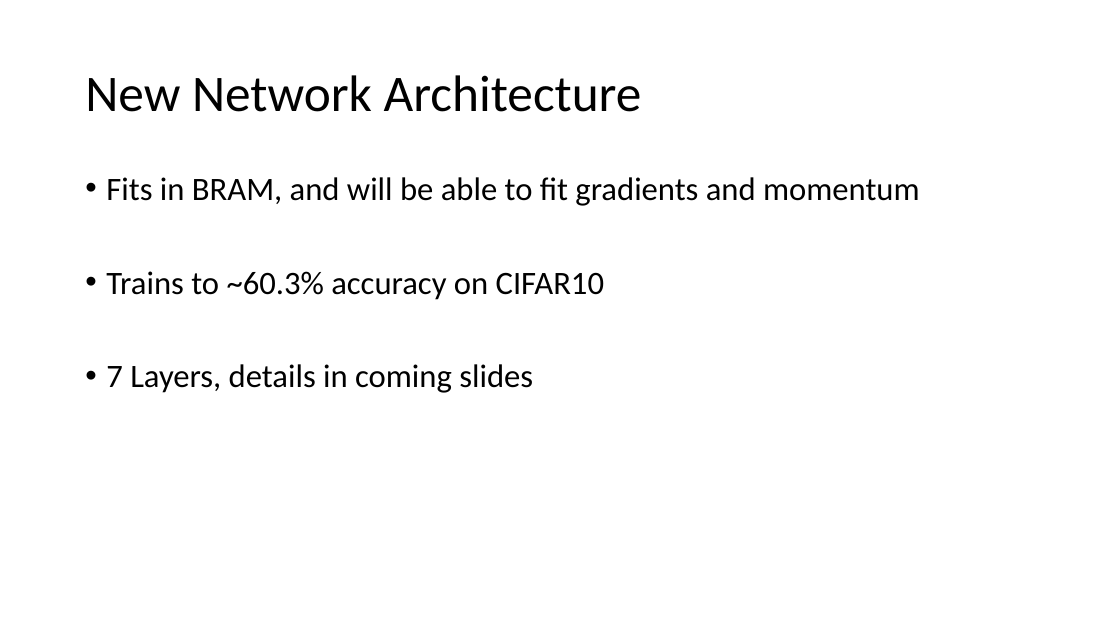
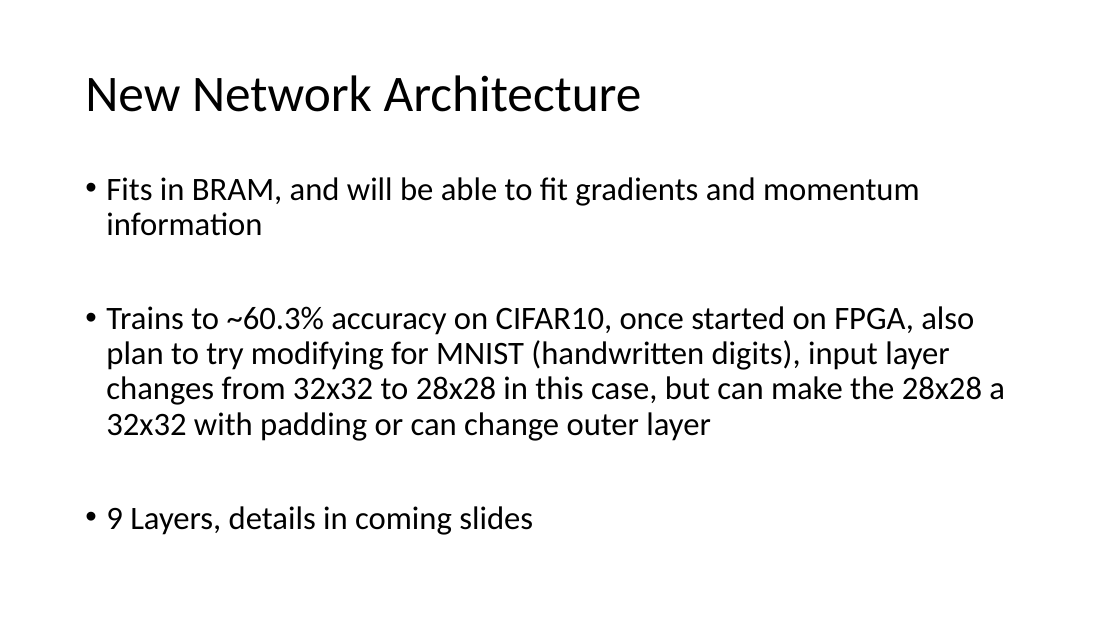
Before and after one commit to erikgroving/NeuralNetworkHardwareAccelerator, a slide deck: slide 4 of WeeklyPresentations/update5_04_01.pptx. Drawn at 1120x630 pixels with LibreOffice and Linux fonts; fonts in the diff are those of the drawing. Boxes give left, top, right and bottom in pixels: in the first picture for what was removed or moved away, otherwise in the second. Text is boxed around its words. In the diff, an @@ line names an element or a change of style, - is before the commit and + after.

```diff
--- a/WeeklyPresentations/update5_04_01.pptx
+++ b/WeeklyPresentations/update5_04_01.pptx
@@ text at (106,177,1005,535): text changed @@
-• Fits in BRAM, and will be able to fit gradients and momentum
-• Trains to ~60.3% accuracy on CIFAR10
-• 7 Layers, details in coming slides
+• Fits in BRAM, and will be able to fit gradients and momentum information
+• Trains to ~60.3% accuracy on CIFAR10, once started on FPGA, also plan to try modifying for MNIST (handwritten digits), input layer changes from 32x32 to 28x28 in this case, but can make the 28x28 a 32x32 with padding or can change outer layer
+• 9 Layers, details in coming slides
```
Also in this commit, not shown: 4 other slides changed, 5 slides added.
